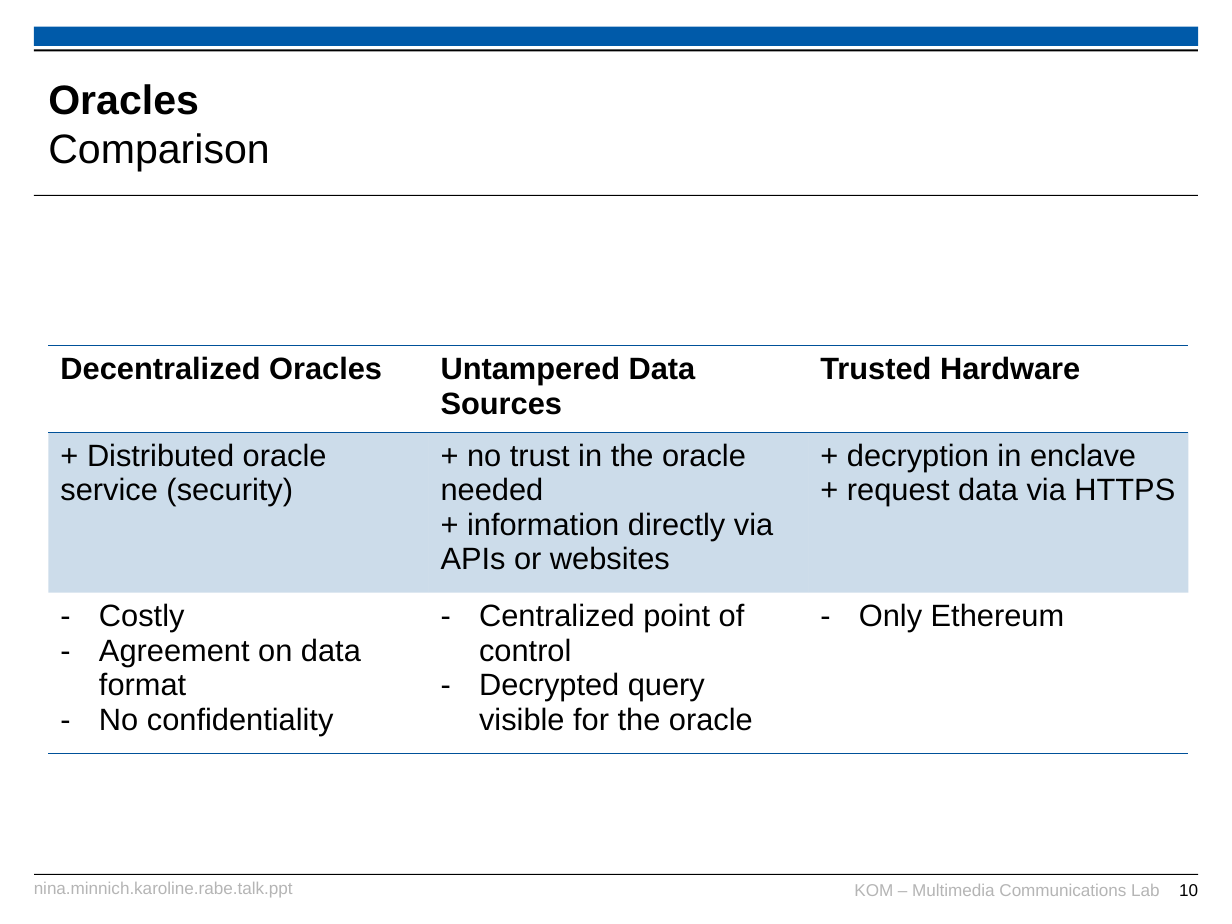
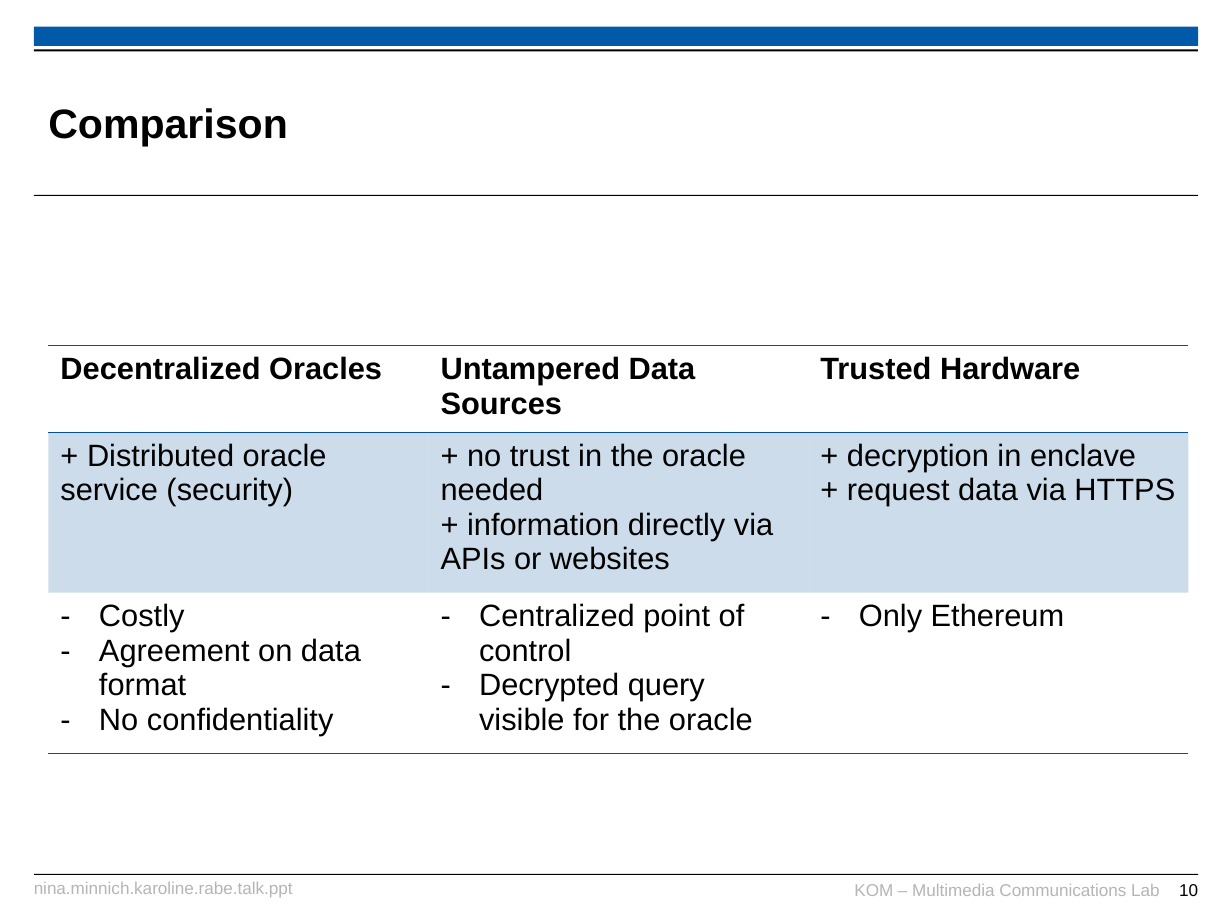
Before and after one commit to karopp/AFTIR, a slide deck: slide 10 of Nina.Minnich.Karoline.Rabe.talk.ppt. Drawn at 1232x924 pixels with LibreOffice and Linux fonts; fonts in the diff are those of the drawing; background and template pictures are left out. Boxes give left, top, right and bottom in pixels: in the first picture for what was removed or moved away, otherwise in the second. Text is boxed around its words. In the diff, an @@ line names an element or a change of style, - is before the commit and + after.

```diff
--- a/Nina.Minnich.Karoline.Rabe.talk.ppt
+++ b/Nina.Minnich.Karoline.Rabe.talk.ppt
@@ title at bbox=[48, 108, 288, 147]: text changed; bold on @@
-Oracles
-Comparison
+Comparison
```
Also in this commit, not shown: 6 other slides changed, 2 slides added, 1 other file.
